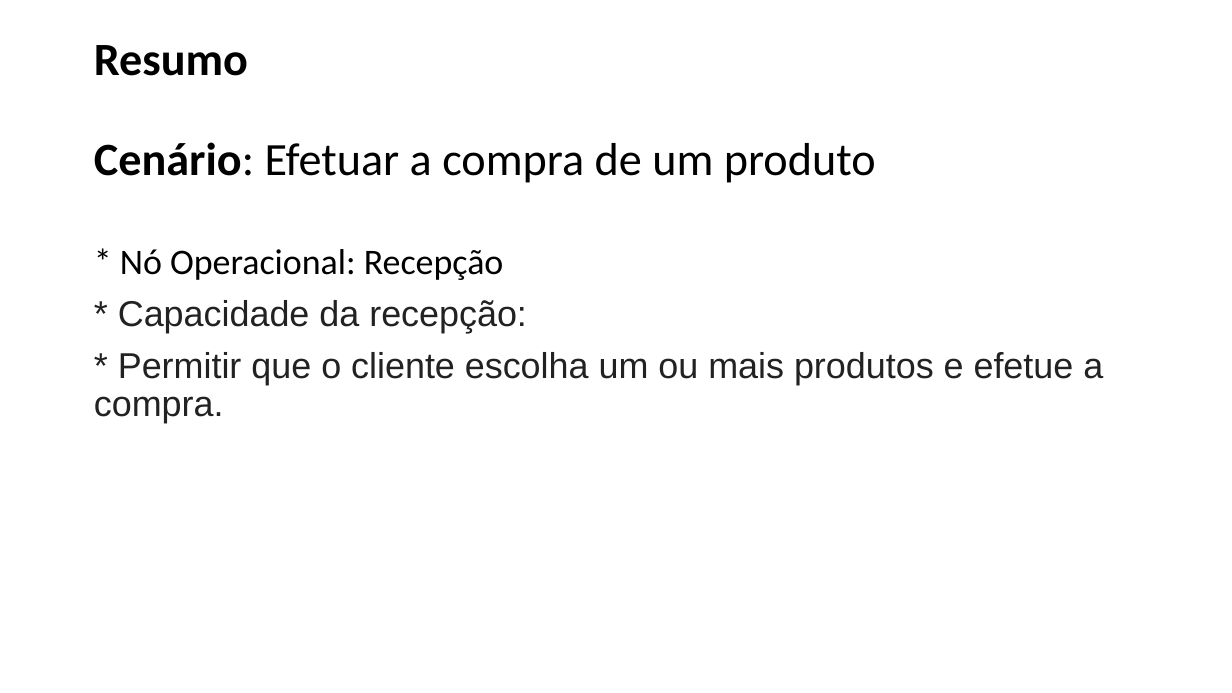
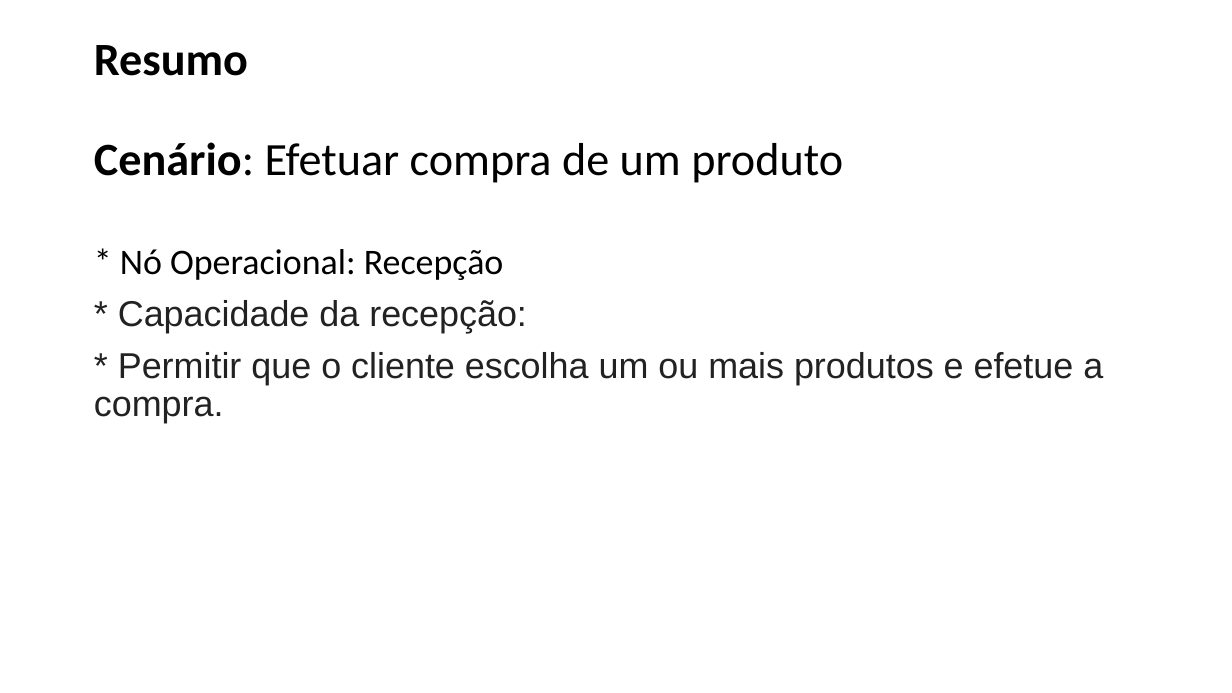
Before and after one commit to brendonimpacta/OPE_RequestSolved, a slide deck: slide 5 of 15. Arquitetura de Negócio para cada Cenário.pptx. Drawn at 1232x693 pixels with LibreOffice and Linux fonts; fonts in the diff are those of the drawing. Boxes give left, top, right and bottom in pixels: in the first picture for what was removed or moved away, otherwise in the second. Text is boxed around its words. In the diff, an @@ line names an element or a change of style, - is before the commit and + after.

```diff
--- a/15. Arquitetura de Negócio para cada Cenário.pptx
+++ b/15. Arquitetura de Negócio para cada Cenário.pptx
@@ title at (x1=94, y1=45, x2=843, y2=183): text changed @@
-Resumo
-Cenário: Efetuar a compra de um produto
+Resumo
+Cenário: Efetuar compra de um produto
```
Also in this commit, not shown: 6 other slides changed.
